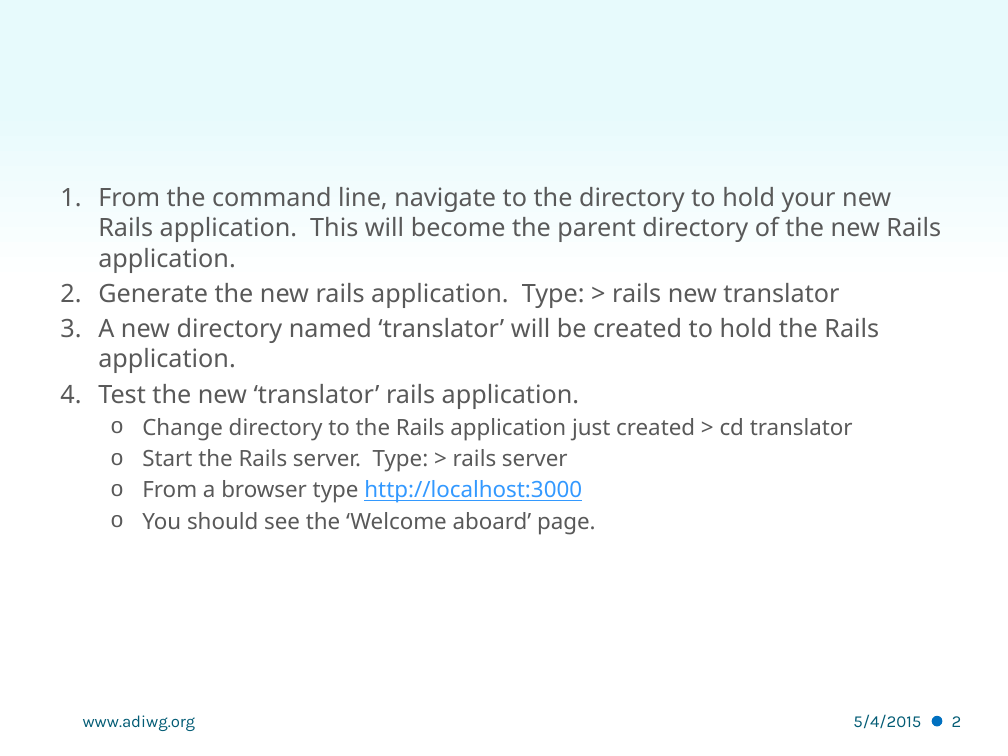
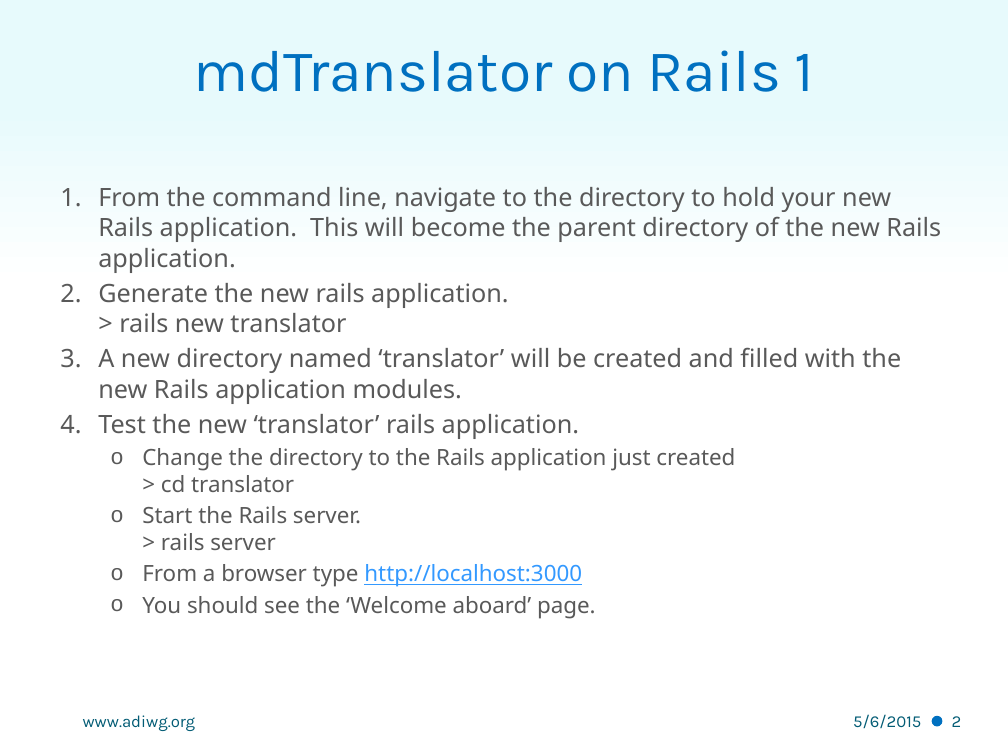
Before and after one commit to adiwg/mdWorkshop, a slide deck: slide 2 of S3 - Rails Application.pptx. Drawn at 1008x756 pixels with LibreOffice and Linux fonts; fonts in the diff are those of the drawing; background and template pictures are left out. Boxes give left, top, right and bottom in pixels: in the first picture for what was removed or moved away, otherwise in the second. Text is boxed around its words. In the diff, an @@ line names an element or a change of style, - is before the commit and + after.

```diff
--- a/S3 - Rails Application.pptx
+++ b/S3 - Rails Application.pptx
@@ title added at box(193, 50, 814, 92), 42 pt, text #0070C0 @@
+mdTranslator on Rails 1
@@ text at box(98, 283, 901, 404): text changed @@
-2. Generate the new rails application. Type: > rails new translator
-3. A new directory named ‘translator’ will be created to hold the Rails application.
+2. Generate the new rails application.
+   > rails new translator
+3. A new directory named ‘translator’ will be created and filled with the new Rails application modules.
@@ text at box(142, 448, 735, 550): text changed @@
-  o Change directory to the Rails application just created > cd translator
-  o Start the Rails server. Type: > rails server
+  o Change the directory to the Rails application just created
+    > cd translator
+  o Start the Rails server.
+    > rails server
@@ text at box(853, 714, 921, 729): text changed @@
-5/4/2015
+5/6/2015
```
Also in this commit, not shown: 16 other slides changed, 3 other files.
